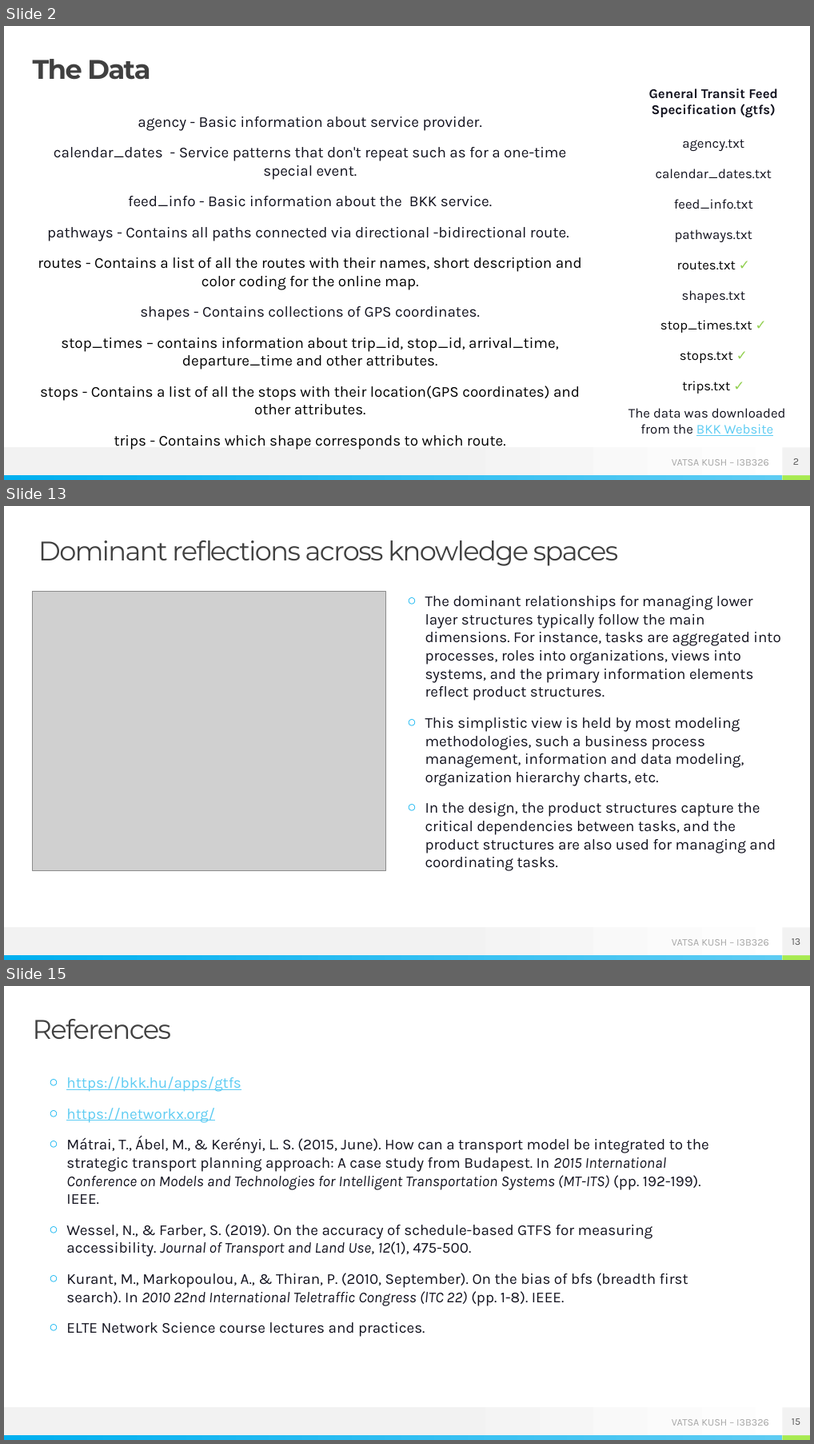
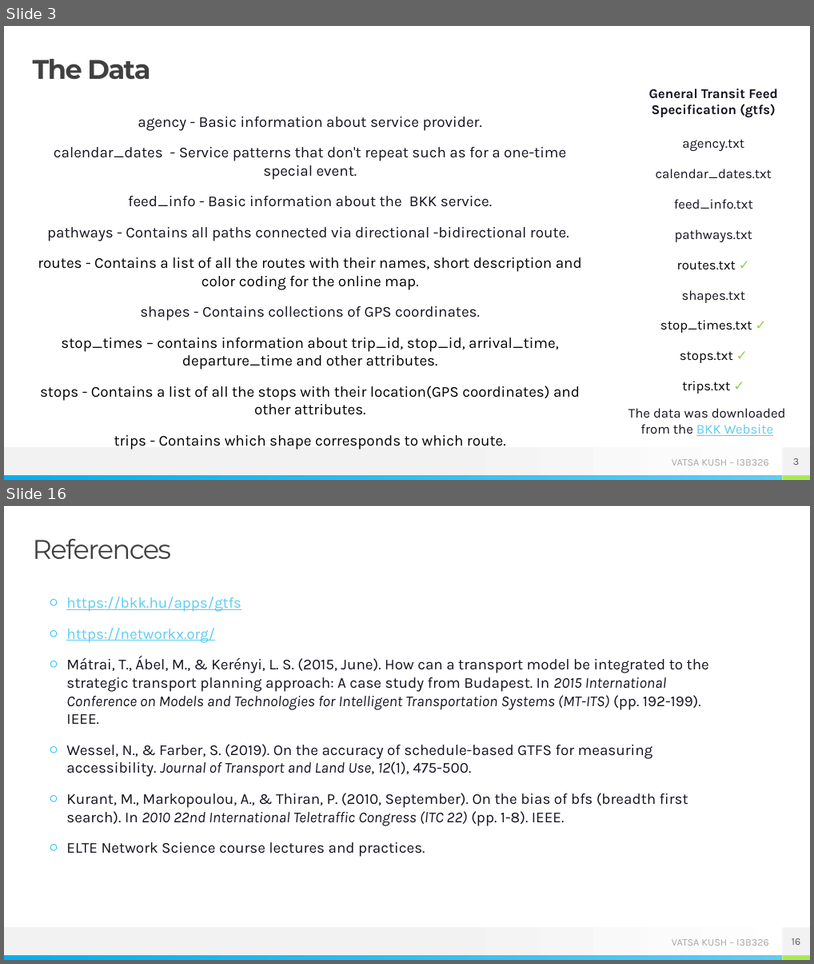
Before and after one commit to kushvatsa/ns_bkk_15, a slide deck: 15_I3B326_Vatsa_Kush.pptx. Shown one above the other, each under a label of ours: slides 2, 13 and 15 before the commit, slides 3 and 16 after it; the slides between them are not shown. The pictures are 814x1444 and 814x964 pixels, drawn with LibreOffice and Linux fonts; fonts in the diff are those of the drawing; grey boxes stand for pictures. Boxes give left, top, right and bottom in pixels: in the first picture for what was removed or moved away, otherwise in the second. Text is boxed around its words. In the diff, an @@ line names an element or a change of style, - is before the commit and + after.

```diff
--- a/15_I3B326_Vatsa_Kush.pptx
+++ b/15_I3B326_Vatsa_Kush.pptx
@@ slide 13 removed at (4, 506, 810, 960), background #FFFFFF; not listed: 4 template elements that a slide beside it also shows @@
@@ text removed at (38, 540, 619, 566) @@
-Dominant reflections across knowledge spaces
@@ picture removed at (33, 592, 386, 871) @@
@@ text removed at (426, 596, 781, 871) @@
-○ The dominant relationships for managing lower layer structures typically follow the main dimensions. For instance, tasks are aggregated into processes, roles into organizations, views into systems, and the primary information elements reflect product structures.
-○ This simplistic view is held by most modeling methodologies, such a business process management, information and data modeling, organization hierarchy charts, etc.
-○ In the design, the product structures capture the critical dependencies between tasks, and the product structures are also used for managing and coordinating tasks.
@@ page number removed at (782, 927, 810, 955) @@
-13
@@ what was slide 2 is now slide 3 @@
@@ page number at (794, 458, 799, 464): text changed @@
-2
+3
@@ what was slide 15 is now slide 16 @@
```
Also in this commit, not shown: 5 slides changed, 9 slides added, 7 other slides removed, 3 other files.
